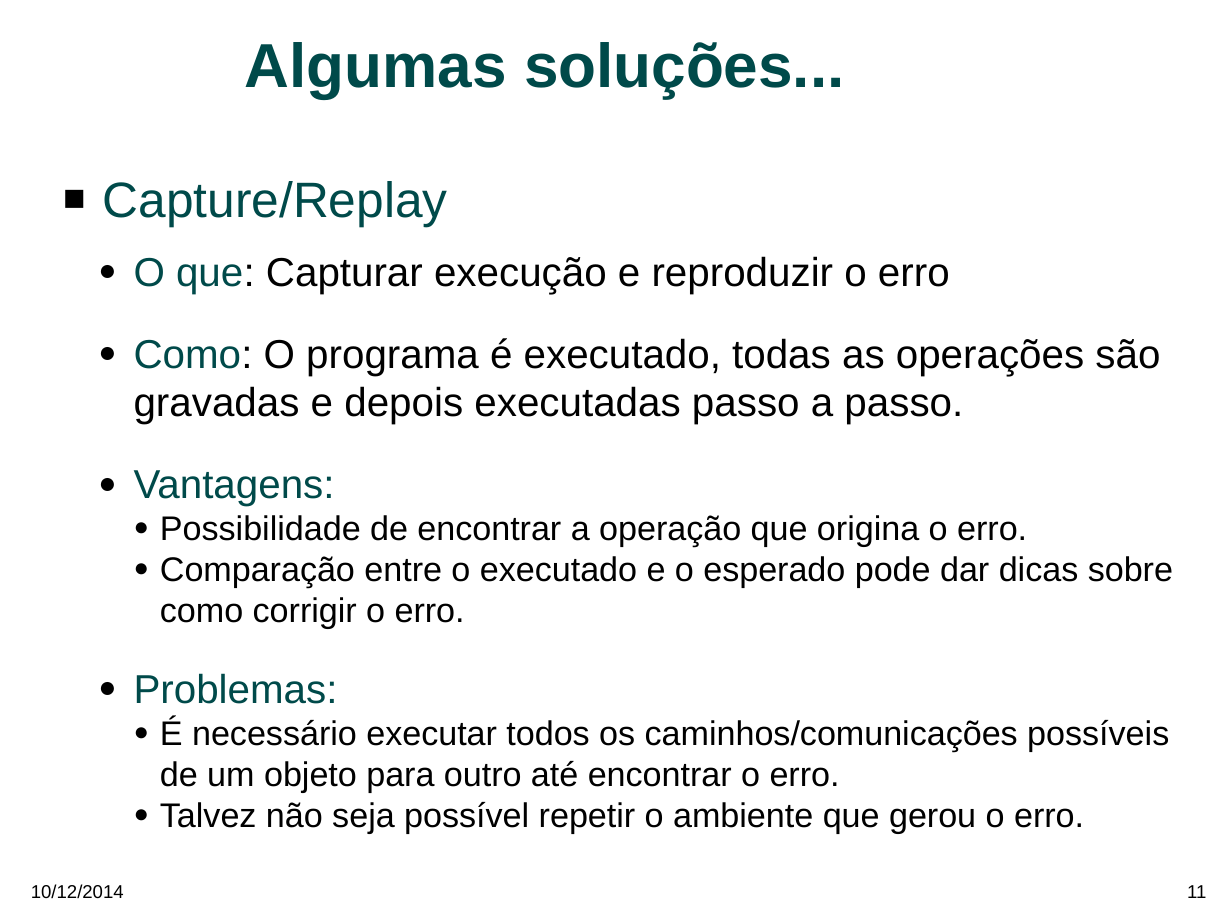
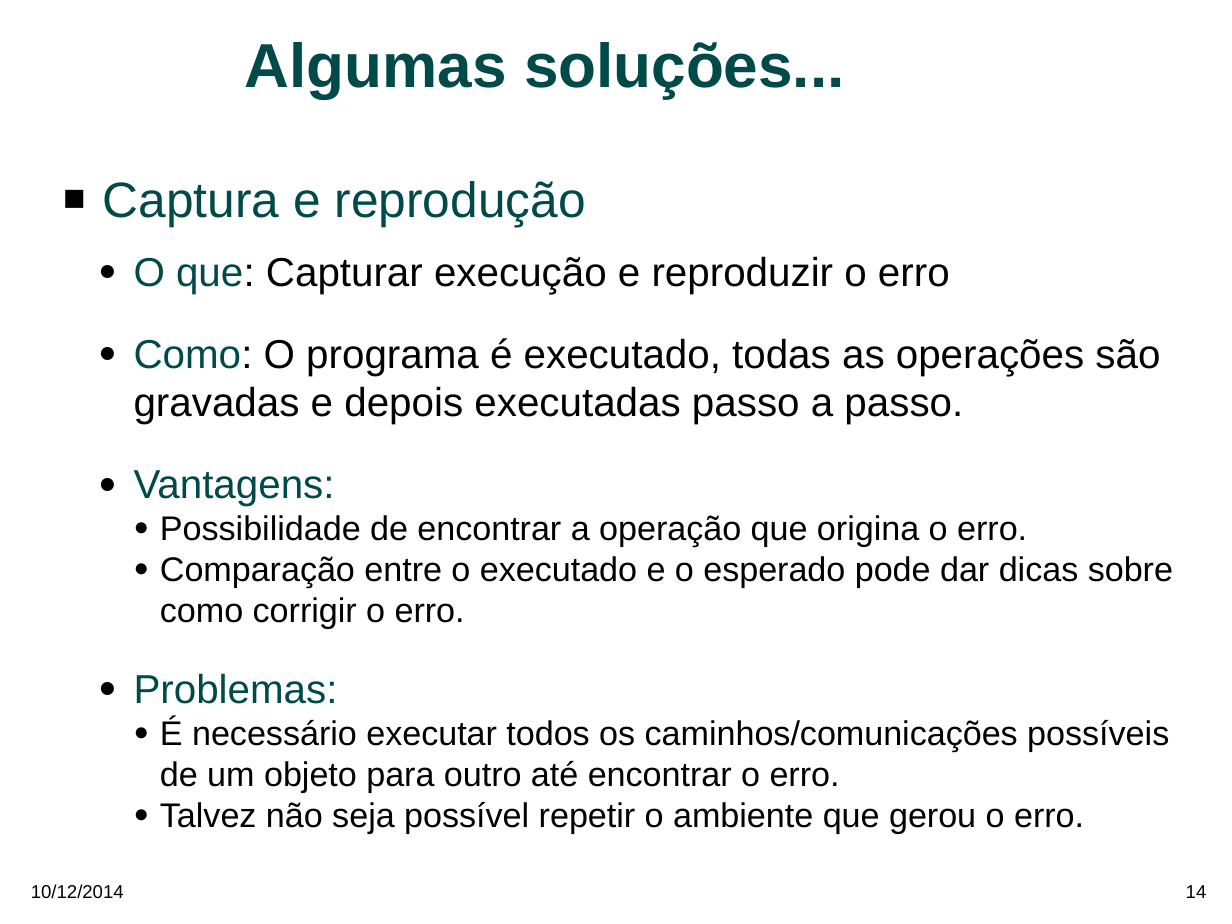
Before and after one commit to MohammedAbosaeeda/mestrado, a slide deck: slide 14 of mestrado_rita_soldi.odp (slide 11 before the commit). Drawn at 1232x924 pixels with LibreOffice and Linux fonts; fonts in the diff are those of the drawing; background and template pictures are left out. Boxes give left, top, right and bottom in pixels: in the first picture for what was removed or moved away, otherwise in the second. Text is boxed around its words. In the diff, an @@ line names an element or a change of style, - is before the commit and + after.

```diff
--- a/mestrado_rita_soldi.odp
+++ b/mestrado_rita_soldi.odp
@@ text at [103, 181, 586, 226]: text changed @@
-■ Capture/Replay
+■ Captura e reprodução
@@ page number at [1186, 885, 1207, 898]: text changed @@
-11
+14
```
Also in this commit, not shown: 7 other slides changed, 3 slides added, 16 slides removed, 5 other files.
